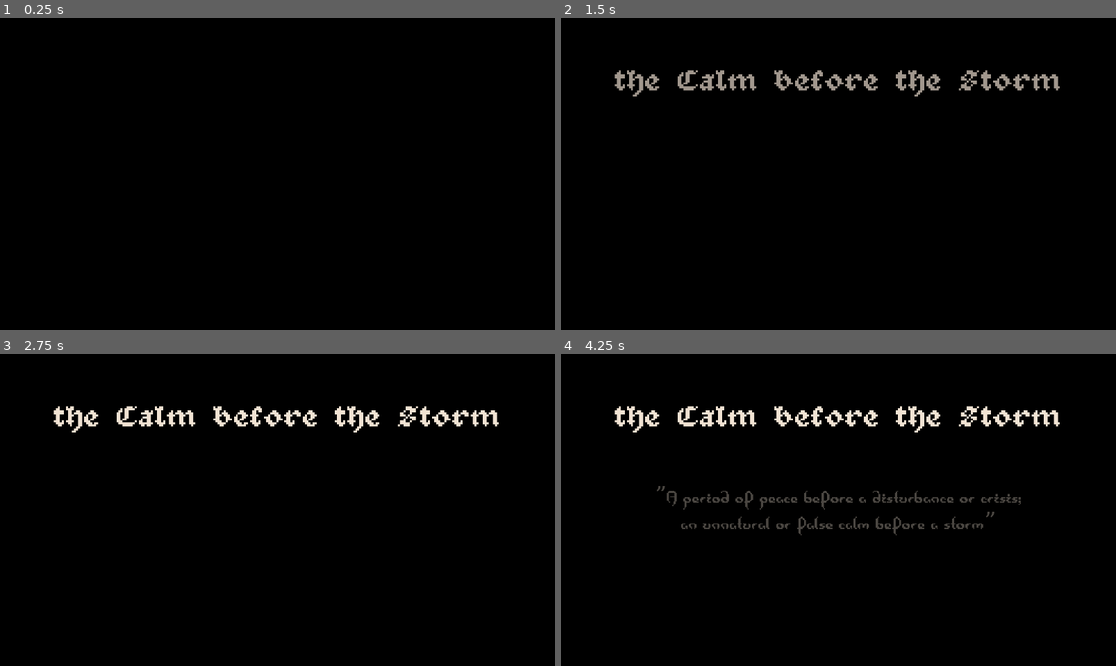
Above: before the commit, frames 1-4 (two rows, left to right).
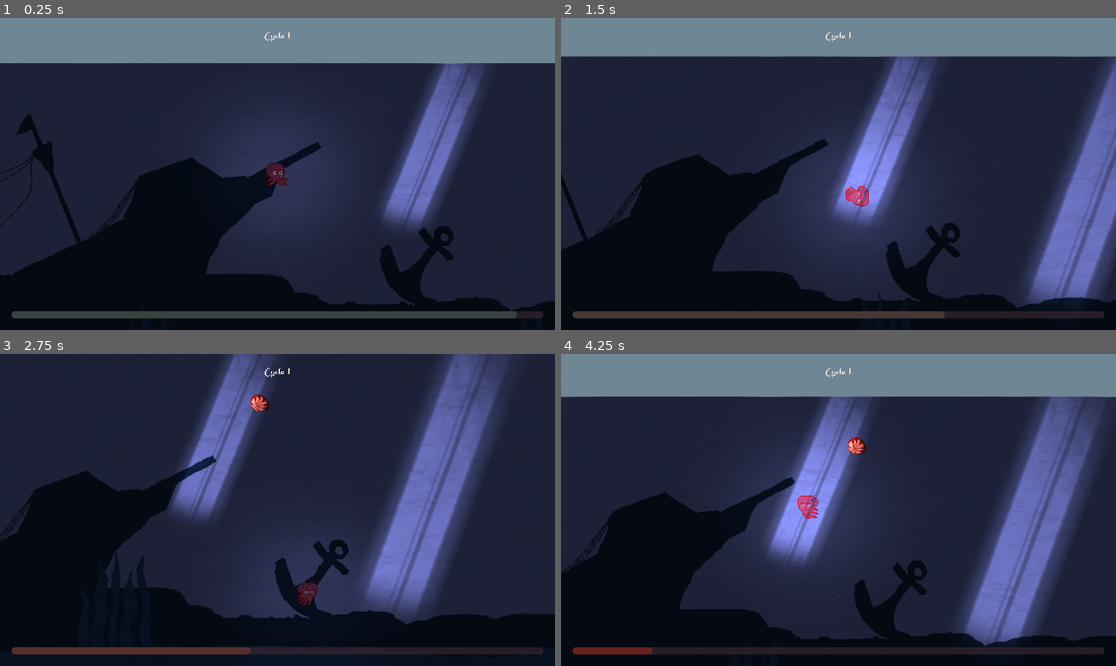
Above: after the commit, the same moments.

Repository: alfroids/tidal-storm
Game: Godot game, scene res://scenes/levels/main.tscn
Same seed, same stepped clock (60 frames per second), same inputs: the game is played once before the commit and once after it. Before the commit the project starts from res://scenes/levels/intro.tscn.
Inputs:
- Up to frame 1 (0.25 s): no input
- Up to frame 2 (1.5 s): hold D (move_right) 0.53-1.28 s; tap Space (dash) at 0.6, 1.35 s; hold S (move_down) from 1.28 s (still down)
- Up to frame 3 (2.75 s): release S (move_down) at 2.03 s; hold D (move_right) from 2.03 s (still down); tap Space (dash) at 2.1 s
- Up to frame 4 (4.25 s): release D (move_right) at 2.78 s; hold W (move_up) 2.78-3.53 s; tap Space (dash) at 2.85, 3.6 s; hold A (move_left) from 3.53 s (still down)

The runs differ from the first frame. In frame 1, 80% of the frame differs, in the area x 0-100%, y 0-100%; in frame 2, 79%; in frame 3, 83%; in frame 4, 81%.

Commit message:
Balance boat spawn and fix hook layer

Diff:
--- a/project.godot
+++ b/project.godot
@@ -11,7 +11,7 @@
 [application]
 
 config/name="The Fish and The Storm"
-run/main_scene="res://scenes/levels/intro.tscn"
+run/main_scene="res://scenes/levels/main.tscn"
 config/features=PackedStringArray("4.3", "Forward Plus")
 config/icon="res://assets/icon.svg"
 
--- a/scenes/levels/main.tscn
+++ b/scenes/levels/main.tscn
@@ -76,9 +76,6 @@
 max_items = 10
 spawn_area = Rect2(-1600, 100, 3200, 800)
 
-[node name="ParallaxForeground" parent="." instance=ExtResource("3_id7vp")]
-scroll_offset = Vector2(-960, 540)
-
 [node name="BoatManager" parent="." instance=ExtResource("5_gj485")]
 min_hook_depth = 200.0
 max_hook_depth = 1050.0
@@ -88,6 +85,9 @@
 
 [node name="SpawnLocation2" parent="BoatManager" index="1"]
 position = Vector2(2176, 0)
+
+[node name="ParallaxForeground" parent="." instance=ExtResource("3_id7vp")]
+scroll_offset = Vector2(-960, 540)
 
 [node name="WaterShader" type="Polygon2D" parent="."]
 material = SubResource("ShaderMaterial_24hk8")
--- a/scenes/management/boat-manager/boat-manager.gd
+++ b/scenes/management/boat-manager/boat-manager.gd
@@ -29,7 +29,7 @@
 	if phase == CycleManager.PHASE.CALM:
 		end_storm()
 	elif phase == CycleManager.PHASE.STORM:
-		start_storm(2 * CycleManager.cycle_count)
+		start_storm(1 * CycleManager.cycle_count + 3)
 
 
 func move_and_throw_hook(boat: Boat) -> void:
